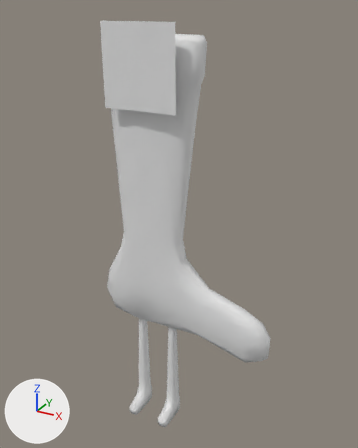
A saved change to the Blender file Assets/Artwork/Socks/sock_blender.blend.
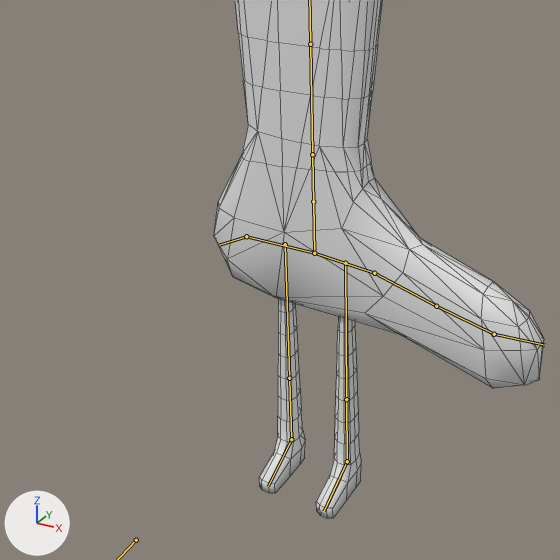
There are two pictures of each version: one whole from a 50 mm camera at (0.217, -0.351, 0.393) aimed at (0.024, 0.0, 0.218), one close up on the part from 0% to 78% of the width and 38% to 100% of the height. Arrows for +X, +Y and +Z are at lower left; the lights stay in place. The bones that bend it are drawn over the model as lines in the close-ups. The close-ups show mesh edges as thin lines.

Names of what the first close-up shows: 'legs', 'sock'.
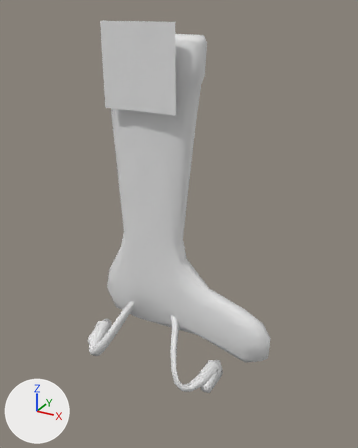
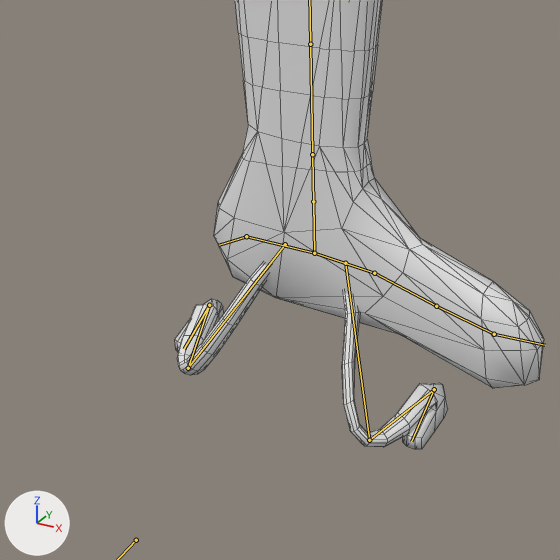
The newer file adds an action. The first version stands in its rest pose; the second is drawn at frame 1 of the action 'jumping'.

What differs and where, as boxes [x1, y1, x2, y2] in the close-ups (560 x 560 px):
'legs', posed
    before: [259, 299, 361, 518]
    after: [175, 265, 448, 449]
bone 'IK_foot.L', root to tip
    before: (347, 461) to (324, 511)
    after: (434, 389) to (411, 441)
bone 'IK_foot.R', root to tip
    before: (291, 439) to (268, 486)
    after: (209, 305) to (184, 349)

The change in detail:
Bone 'IK_foot.L' (bone_ik_foot_l) moves from (0.0, 0.0, 0.0) to (-0.0574, -0.0315, -0.0476).
Bone 'IK_foot.R' (bone_ik_foot_r) moves from (0.0, 0.0, 0.0) to (0.0611, -0.0336, -0.0489).
